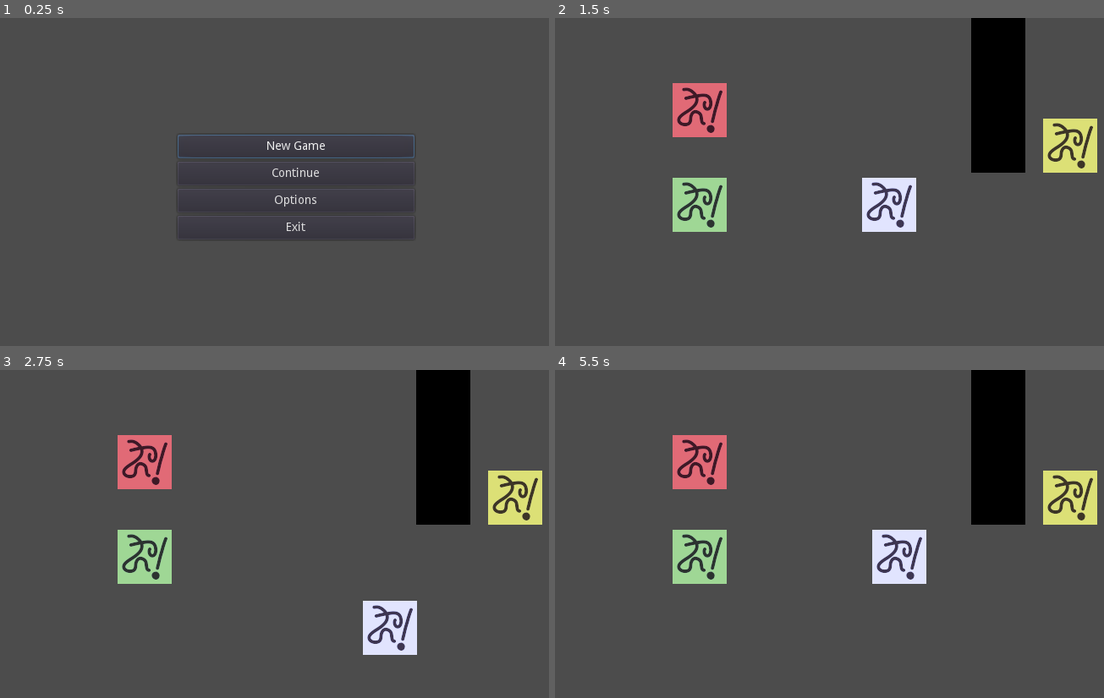
Above: before the commit, frames 1-4 (two rows, left to right).
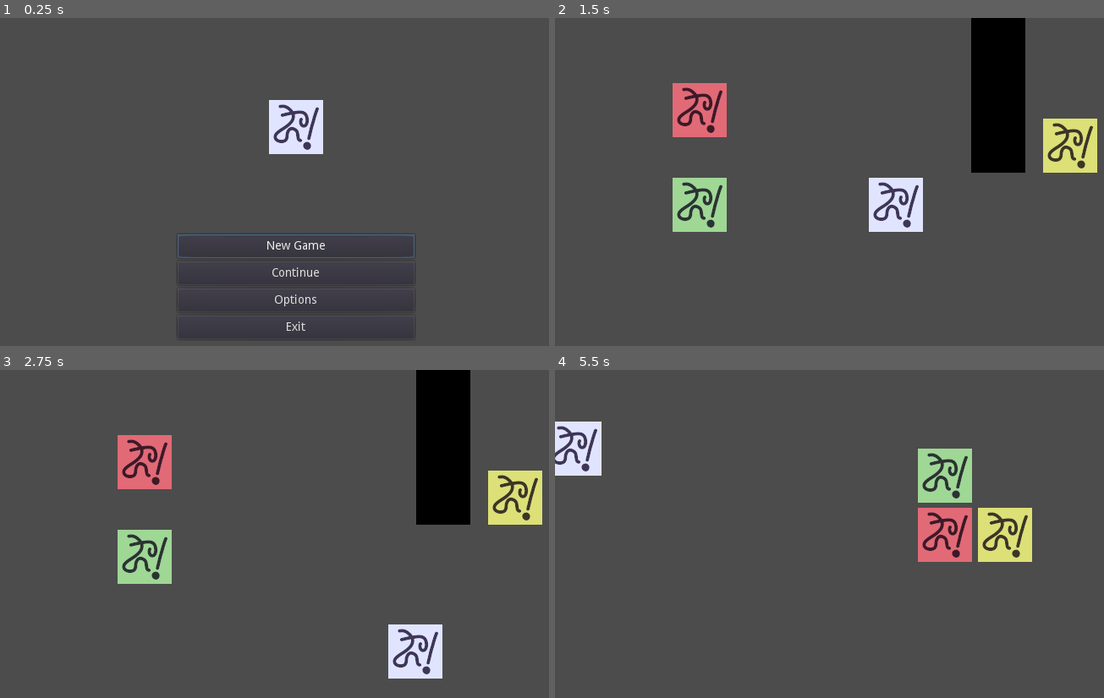
Above: after the commit, the same moments.

Repository: Kapendev/volta
Game: Godot game, scene res://src/scenes/Main.tscn
Same seed, same stepped clock (60 frames per second), same inputs: the game is played once before the commit and once after it.
Inputs:
- Up to frame 1 (0.25 s): no input
- Up to frame 2 (1.5 s): click "Options" at 0.5 s; tap Enter (ui_accept) at 1.25 s; hold Right (ui_right) from 1.28 s (still down); hold Enter (ui_accept) from 1.28 s (still down)
- Up to frame 3 (2.75 s): release Right (ui_right) at 2.03 s; release Enter (ui_accept) at 2.03 s; hold Down (ui_down) from 2.03 s (still down); tap Enter (ui_accept) at 2.1, 2.27, 2.57 s
- Up to frame 4 (5.5 s): release Down (ui_down) at 2.78 s; hold Right (ui_right) 2.78-3.53 s; hold Enter (ui_accept) 2.78-3.53 s; hold Up (ui_up) 3.53-4.28 s; tap Enter (ui_accept) at 3.6, 3.77, 4.07, 5.1, 5.27 s; hold Enter (ui_accept) 4.28-5.03 s; hold Left (ui_left) from 4.28 s (still down)

The runs differ from the first frame. In frame 1, 2.4% of the frame differs, in the area x 32-76%, y 25-96%; in frame 2, 1.0%; in frame 3, 2.1%; in frame 4, 16%, in the area x 0-99%, y 0-66%.

Commit message:
Game.gd: UI.gd is part of Game.gd now

Diff:
--- a/project.godot
+++ b/project.godot
@@ -13,6 +13,11 @@
 "class": "Event",
 "language": "GDScript",
 "path": "res://src/nodes/Event.gd"
+}, {
+"base": "RichTextEffect",
+"class": "FadeInEffect",
+"language": "GDScript",
+"path": "res://src/resources/FadeInEffect.gd"
 }, {
 "base": "Event",
 "class": "PlayerEvent",
@@ -31,6 +36,7 @@
 } ]
 _global_script_class_icons={
 "Event": "",
+"FadeInEffect": "",
 "PlayerEvent": "",
 "SceneEvent": "",
 "TextEvent": ""
--- a/src/nodes/Event.gd
+++ b/src/nodes/Event.gd
@@ -4,7 +4,7 @@
 # NOTE: Think about the CollisionShape2D name used in init_hitbox
 
 var is_moving := false
-export var move_speed := 120
+export var move_speed := 160
 var current_move_speed := move_speed
 var last_move_direction = Vector2.RIGHT
 
--- a/src/nodes/PlayerEvent.gd
+++ b/src/nodes/PlayerEvent.gd
@@ -8,7 +8,7 @@
 func _ready() -> void:
 	init_hitbox()
 
-func _physics_process(_delta) -> void:
+func _physics_process(_delta: float) -> void:
 	move_direction = Vector2.ZERO
 	if can_move_horizontally:
 		if Input.is_action_pressed("ui_left"):
--- a/src/nodes/TextEvent.gd
+++ b/src/nodes/TextEvent.gd
@@ -4,4 +4,4 @@
 export var text_array := PoolStringArray()
 
 func react() -> void:
-	Game.ui.show_input_textbox(text_array)
+	Game.show_textbox(text_array)
--- /dev/null
+++ b/src/resources/FadeInEffect.gd
@@ -0,0 +1,18 @@
+tool
+class_name FadeInEffect
+extends RichTextEffect
+
+# TODO: not wat i want
+
+var bbcode := "fadein"
+var a = 0.0
+
+func _process_custom_fx(char_fx):
+	if char_fx.absolute_index == 0:
+		_update()
+	char_fx.color.a = a
+	return true
+
+func _update():
+	if a < 1:
+		a += 0.01
--- a/src/scenes/Main.gd
+++ b/src/scenes/Main.gd
@@ -1,10 +1,10 @@
-extends Node
+extends Control
 
 enum StartMenu {NEW, CONTINUE, OPTIONS, EXIT}
 
 func _ready() -> void:
-	Game.ui.connect("menu_pressed", self, "_on_menu_pressed")
-	Game.ui.show_menu(["New Game", "Continue", "Options", "Exit"])
+	Game.connect("menu_pressed", self, "_on_menu_pressed")
+	Game.show_menu(["New Game", "Continue", "Options", "Exit"], BoxContainer.ALIGN_END)
 
 func _on_menu_pressed(index: int) -> void:
 	match index:
@@ -16,5 +16,4 @@
 			Game.change_scene("levels/TestLevel")
 		StartMenu.EXIT:
 			Game.change_scene("levels/TestLevel")
-	Game.ui.hide_menu()
-	Game.ui.disconnect("menu_pressed", self, "_on_menu_pressed")
+	Game.disconnect("menu_pressed", self, "_on_menu_pressed")
--- a/src/scenes/Main.tscn
+++ b/src/scenes/Main.tscn
@@ -1,6 +1,24 @@
-[gd_scene load_steps=2 format=2]
+[gd_scene load_steps=3 format=2]
 
+[ext_resource path="res://icon.png" type="Texture" id=1]
 [ext_resource path="res://src/scenes/Main.gd" type="Script" id=2]
 
-[node name="Main" type="Node"]
+[node name="Main" type="Control"]
+anchor_right = 1.0
+anchor_bottom = 1.0
 script = ExtResource( 2 )
+__meta__ = {
+"_edit_lock_": true
+}
+
+[node name="Icon" type="TextureRect" parent="."]
+anchor_left = 0.5
+anchor_top = 0.5
+anchor_right = 0.5
+anchor_bottom = 0.5
+margin_left = -350.0
+margin_top = -200.0
+margin_right = 350.0
+margin_bottom = 58.0
+texture = ExtResource( 1 )
+stretch_mode = 4
--- a/src/scenes/levels/TestLevel2.tscn
+++ b/src/scenes/levels/TestLevel2.tscn
@@ -33,7 +33,7 @@
 modulate = Color( 0.705882, 0.941176, 0.588235, 1 )
 position = Vector2( 461, 125 )
 script = ExtResource( 4 )
-text_array = PoolStringArray( "[wave]My name is Green Mominpappa." )
+text_array = PoolStringArray( "[fadein]My name is Green Mominpappa." )
 
 [node name="Sprite" type="Sprite" parent="Mominpappa"]
 texture = ExtResource( 1 )
--- a/src/scenes/ui/UI.gd
+++ /dev/null
@@ -1,70 +0,0 @@
-extends CanvasLayer
-
-# NOTE: signal for textbox? textbox_ended?
-
-enum States {NOTHING, TEXTBOX}
-
-signal menu_pressed(index)
-
-const UIBUTTON_RES := preload("UIButton.tscn")
-
-var counter := 0
-var state := 0
-var state_args: PoolStringArray
-onready var menu := $UIMenu
-onready var textbox := $UITextbox
-
-func _ready() -> void:
-	set_process(false)
-	textbox.hide()
-
-func _input(event: InputEvent) -> void:
-	match state:
-		States.TEXTBOX:
-			if event.is_action_pressed("ui_accept") \
-			and get_textbox_label().get_percent_visible() == 1:
-				counter += 1
-				if counter < len(state_args):
-					show_textbox(state_args[counter])
-				else:
-					Game.unpause()
-					set_process_input(false)
-					hide_textbox()
-					counter = 0
-
-func _on_menu_button_pressed(index: int) -> void:
-	emit_signal("menu_pressed", index)
-
-func show_menu(words: PoolStringArray) -> void:
-	for i in range(len(words)):
-		var button := UIBUTTON_RES.instance()
-		button.set_text(words[i])
-		button.connect("pressed", self, "_on_menu_button_pressed", [i])
-		menu.add_child(button)
-		if i == 0:
-			button.grab_focus()
-
-func hide_menu() -> void:
-	for button in menu.get_children():
-		button.queue_free()
-
-func get_textbox_label() -> RichTextLabel:
-	return textbox.get_node("Panel/Label") as RichTextLabel
-
-func show_textbox(text: String) -> void:
-	textbox.show()
-	get_textbox_label().set_bbcode("\n" + text)
-
-func show_input_textbox(text_array: PoolStringArray) -> void:
-	if text_array:
-		Game.pause()
-		set_process_input(true)
-		show_textbox(text_array[0])
-		state = States.TEXTBOX
-		state_args = text_array
-
-func append_textbox(text: String) -> void:
-	get_textbox_label().append_bbcode(text)
-
-func hide_textbox() -> void:
-	textbox.hide()
--- a/src/scenes/ui/UI.tscn
+++ b/src/scenes/ui/UI.tscn
@@ -1,11 +1,9 @@
-[gd_scene load_steps=4 format=2]
+[gd_scene load_steps=3 format=2]
 
-[ext_resource path="res://src/scenes/ui/UI.gd" type="Script" id=1]
 [ext_resource path="res://src/scenes/ui/UITextbox.tscn" type="PackedScene" id=2]
 [ext_resource path="res://src/scenes/ui/UIMenu.tscn" type="PackedScene" id=3]
 
 [node name="UI" type="CanvasLayer"]
-script = ExtResource( 1 )
 
 [node name="UIMenu" parent="." instance=ExtResource( 3 )]
 
--- a/src/scenes/ui/UIMenu.tscn
+++ b/src/scenes/ui/UIMenu.tscn
@@ -2,6 +2,7 @@
 
 [node name="UIMenu" type="VBoxContainer"]
 anchor_left = 0.3
+anchor_top = 0.05
 anchor_right = 0.7
-anchor_bottom = 1.0
+anchor_bottom = 0.95
 alignment = 1
--- a/src/scenes/ui/UITextbox.tscn
+++ b/src/scenes/ui/UITextbox.tscn
@@ -1,4 +1,9 @@
-[gd_scene format=2]
+[gd_scene load_steps=3 format=2]
+
+[ext_resource path="res://src/resources/FadeInEffect.gd" type="Script" id=1]
+
+[sub_resource type="RichTextEffect" id=1]
+script = ExtResource( 1 )
 
 [node name="UITextbox" type="VBoxContainer"]
 anchor_left = 0.3
@@ -17,15 +22,16 @@
 anchor_right = 1.0
 anchor_bottom = 1.0
 margin_left = 16.0
+margin_top = 14.0
 margin_right = -16.0
+rect_clip_content = false
 bbcode_enabled = true
-bbcode_text = "[wave]
-Hello me dude.
-This is the textbox.
-Yes!
-Yes!!![/wave]"
-text = "
-Hello me dude.
+bbcode_text = "[wave]Hello me dude.
 This is the textbox.
 Yes!
 Yes!!!"
+text = "Hello me dude.
+This is the textbox.
+Yes!
+Yes!!!"
+custom_effects = [ SubResource( 1 ) ]
--- a/src/singletons/Game.gd
+++ b/src/singletons/Game.gd
@@ -1,13 +1,48 @@
 extends Node
 
+signal menu_pressed(index)
+signal textbox_hidden()
+
+enum States {NOTHING, TEXTBOX}
+
 const SCENE_DIR := "res://src/scenes/"
-const UI_RES := preload("res://src/scenes/ui/UI.tscn")
+const UIBUTTON_RES := preload("res://src/scenes/ui/UIButton.tscn")
 
-var ui := UI_RES.instance()
+var count := 0
+var state := 0
+var state_args: PoolStringArray
+
+var menu: VBoxContainer
+var textbox: VBoxContainer
+var textbox_label: RichTextLabel
 
 func _ready() -> void:
+	add_child(load("res://src/scenes/ui/UI.tscn").instance())
+	menu = get_node("UI/UIMenu")
+	textbox = get_node("UI/UITextbox")
+	textbox_label = get_node("UI/UITextbox/Panel/Label")
+	set_state(States.NOTHING)
 	set_pause_mode(Node.PAUSE_MODE_PROCESS)
-	add_child(ui)
+	hide_all()
+
+func _input(event: InputEvent) -> void:
+	match state:
+		States.TEXTBOX:
+			_state_textbox(event)
+
+func _state_textbox(event: InputEvent) -> void:
+	if event.is_action_pressed("ui_accept"):
+		if count < len(state_args):
+			textbox_label.set_bbcode(state_args[count])
+			count += 1
+		else:
+			hide_textbox()
+			set_state(States.NOTHING)
+
+func _on_menu_button_pressed(index: int) -> void:
+	unpause()
+	hide_menu()
+	emit_signal("menu_pressed", index)
 
 func pause() -> void:
 	get_tree().set_pause(true)
@@ -22,3 +57,50 @@
 
 func get_current_scene() -> Node:
 	return get_tree().get_current_scene()
+
+func set_state(new_state: int, args := PoolStringArray()) -> void:
+	state = new_state
+	if state:
+		pause()
+		count = 0
+		state_args = args
+	else:
+		unpause()
+	set_process_input(state != States.NOTHING)
+
+func show_menu(args: PoolStringArray, alignment := BoxContainer.ALIGN_CENTER) -> void:
+	if args:
+		pause()
+		menu.show()
+		for i in range(len(args)):
+			var button := UIBUTTON_RES.instance()
+			button.connect("pressed", self, "_on_menu_button_pressed", [i])
+			button.set_text(args[i])
+			menu.add_child(button)
+			menu.set_alignment(alignment)
+			if i == 0:
+				button.grab_focus()
+
+func hide_menu() -> void:
+	menu.hide()
+	for button in menu.get_children():
+		button.queue_free()
+
+func show_textbox(args: PoolStringArray, alignment := BoxContainer.ALIGN_END) -> void:
+	if args:
+		set_state(States.TEXTBOX, args)
+		textbox.show()
+		textbox.set_alignment(alignment)
+		textbox_label.set_bbcode(state_args[count])
+		count += 1
+
+func append_textbox(text: String) -> void:
+	textbox_label.append_bbcode(text)
+
+func hide_textbox() -> void:
+	emit_signal("textbox_hidden")
+	textbox.hide()
+
+func hide_all() -> void:
+	hide_menu()
+	hide_textbox()
